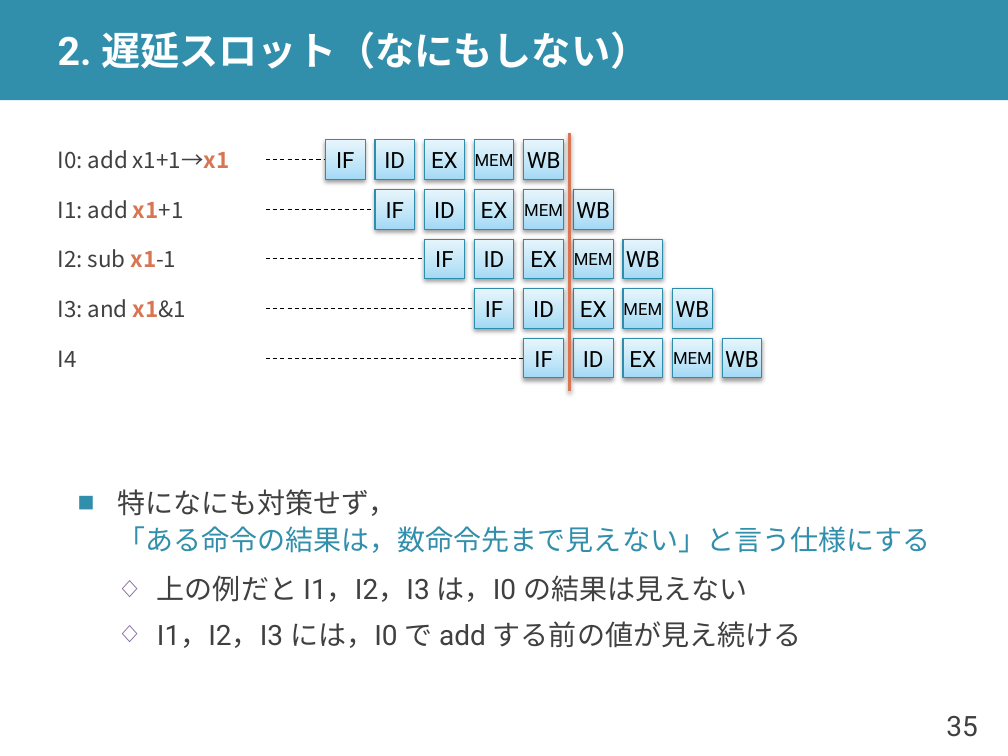
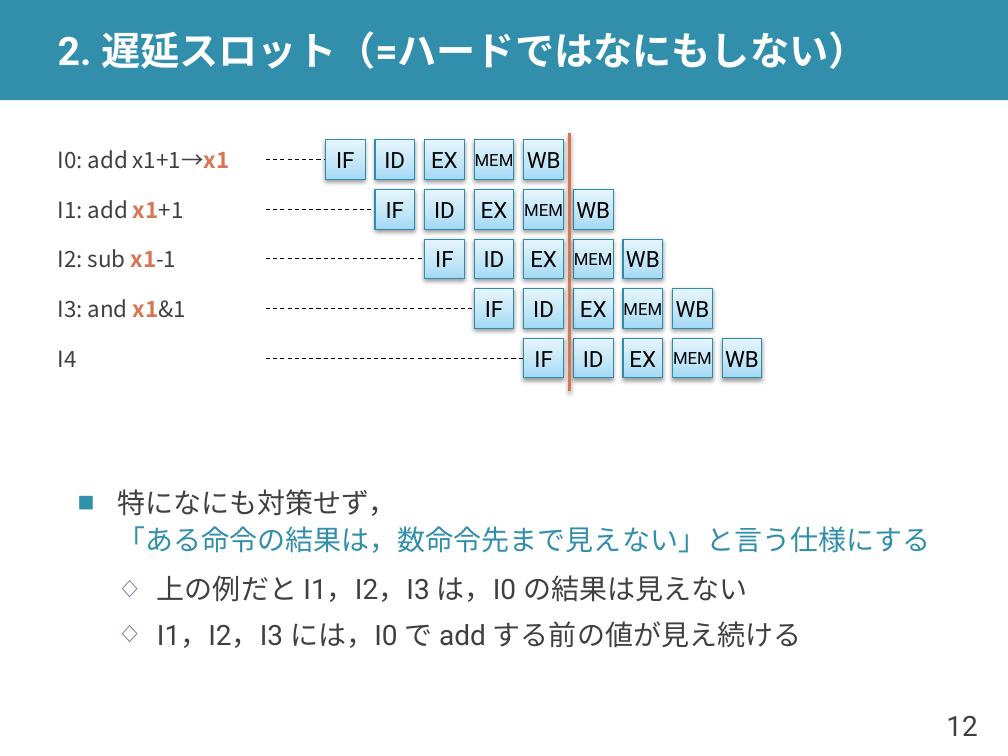
Before and after one commit to shioyadan/advanced-computer-organization, a slide deck: slide 12 of aco-shioya-05.pptx (slide 35 before the commit). Drawn at 1008x756 pixels with LibreOffice and Linux fonts; fonts in the diff are those of the drawing. Boxes give left, top, right and bottom in pixels: in the first picture for what was removed or moved away, otherwise in the second. Text is boxed around its words. In the diff, an @@ line names an element or a change of style, - is before the commit and + after.

```diff
--- a/aco-shioya-05.pptx
+++ b/aco-shioya-05.pptx
@@ title at bbox=[58, 31, 867, 69]: text changed @@
-2. 遅延スロット（なにもしない）
+2. 遅延スロット（=ハードではなにもしない）
@@ page number at bbox=[946, 716, 977, 736]: text changed @@
-35
+12
```
Also in this commit, not shown: 7 other slides changed, 20 slides added, 22 slides removed, 3 other files.
